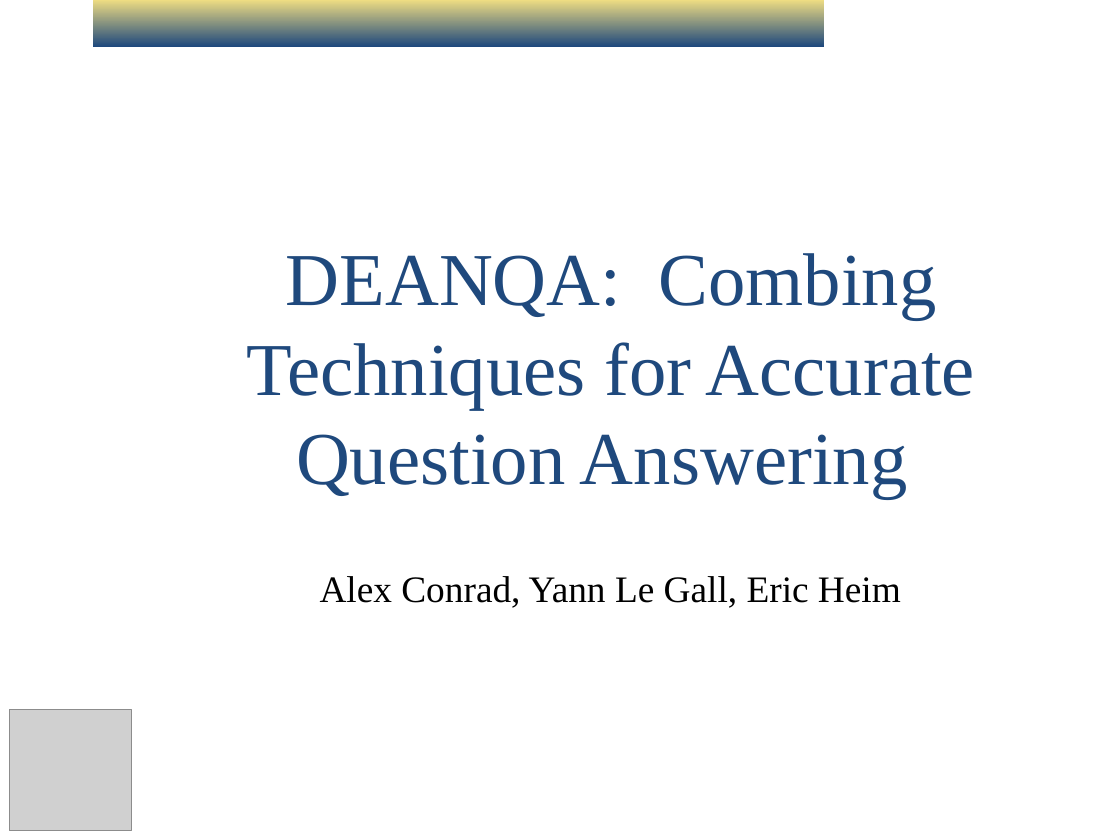
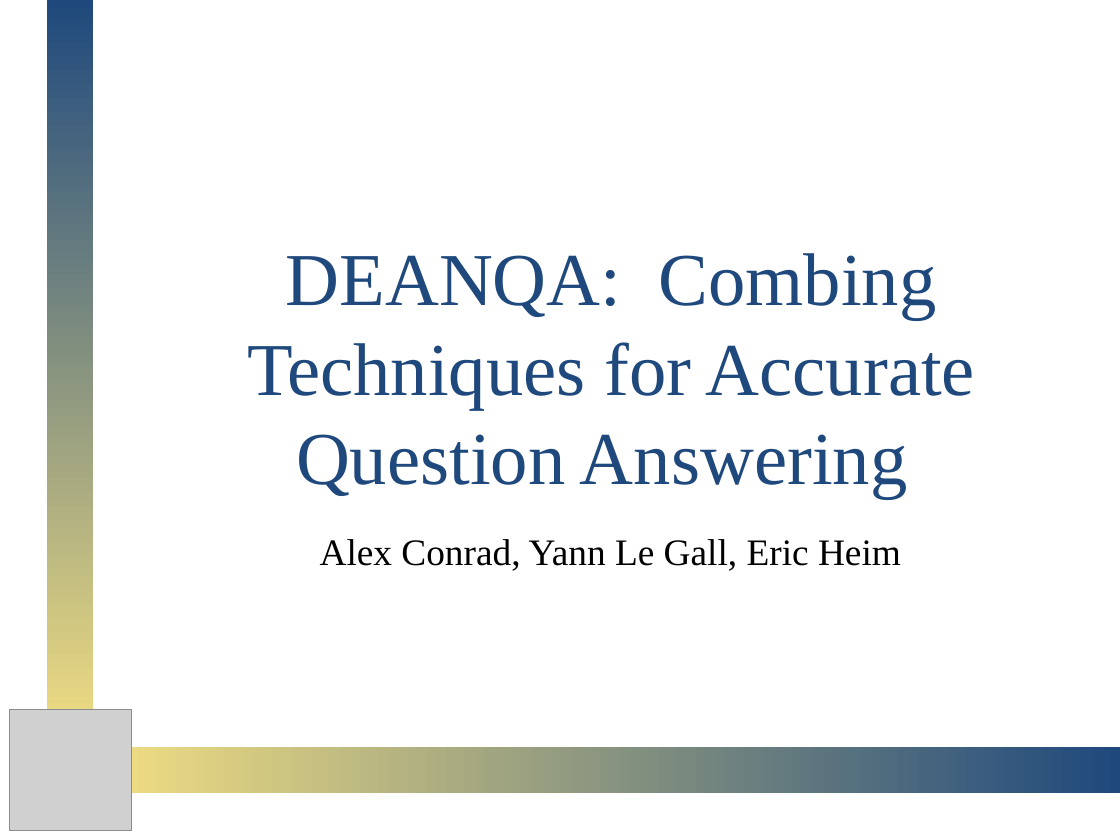
Before and after one commit to omgpotatoes/DEANQA, a slide deck: slide 1 of presentation/DeanQA.pptx. Drawn at 1120x840 pixels with LibreOffice and Linux fonts; fonts in the diff are those of the drawing; grey boxes stand for pictures. Boxes give left, top, right and bottom in pixels: in the first picture for what was removed or moved away, otherwise in the second. Text is boxed around its words. In the diff, an @@ line names an element or a change of style, - is before the commit and + after.

```diff
--- a/presentation/DeanQA.pptx
+++ b/presentation/DeanQA.pptx
@@ rectangle added at (x1=46, y1=1, x2=94, y2=732), fill gradient #D2DDF1 to #1F497D to #EEDC82 @@
@@ rectangle removed at (x1=93, y1=0, x2=824, y2=47) @@
@@ subtitle "Alex Conrad, Yann Le Gall, ..." at (x1=320, y1=539, x2=901, y2=571): more space between paragraphs; vertical alignment middle to top @@
@@ rectangle added at (x1=119, y1=747, x2=1120, y2=794), fill gradient #D2DDF1 to #1F497D to #EEDC82 @@
```
Also in this commit, not shown: 1 other slide changed, 2 slides removed, 1 other file.
